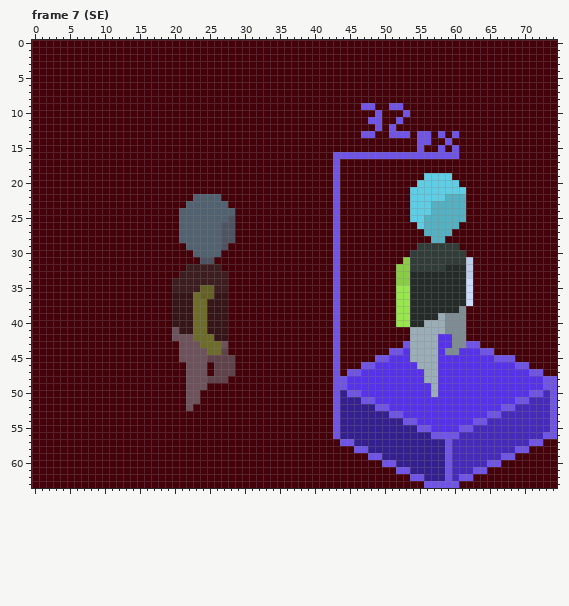
A pixel-art file gets an edit: Dibujo/Aseprite/Practicando/Personaje_Caminando.aseprite. This is how it looked before the edit.
75x64 pixels, 48 frames. Colours within 5 levels of each other are drawn and written as one. Shown: frame 7 (SE). The commit also changed other frames, which this record leaves out.
The result:
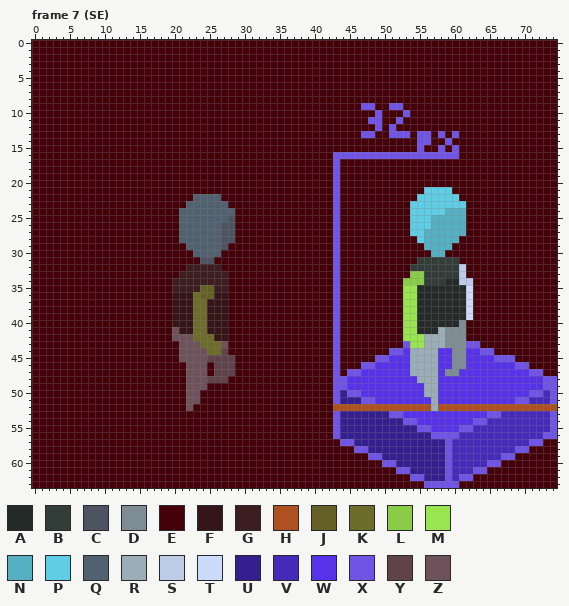
Palette (. is transparent): A #242b29  B #323c39  C #4d5360  D #7e8c94  E #450109  F #351518  G #3c1d20  H #ad5121  J #656126  K #6d6c2a  L #8acc47  M #99e550  N #55b0c2  P #5fcde4  Q #516170  R #9badb7  S #bccbe8  T #cbdbfc  U #341f8f  V #462aba  W #5632e9  X #7054e5  Y #60424a  Z #6d525b
Diff:
layer "Suelo" now shown
--- frame 7 (SE)
@@ x 41..74 @@
 18 EEXEEEEEEEEEEEEEEEEEEEEEEEEEEEEEEE
-19 EEXEEEEEEEEEEEEPPPPEEEEEEEEEEEEEEE
-20 EEXEEEEEEEEEEEPPPPPPEEEEEEEEEEEEEE
-21 EEXEEEEEEEEEEPPPPPPPPEEEEEEEEEEEEE
-22 EEXEEEEEEEEEEPPPPPNNNEEEEEEEEEEEEE
-23 EEXEEEEEEEEEEPPPNNNNNEEEEEEEEEEEEE
-24 EEXEEEEEEEEEEPPPNNNNNEEEEEEEEEEEEE
-25 EEXEEEEEEEEEEPPNNNNNNEEEEEEEEEEEEE
-26 EEXEEEEEEEEEEEPNNNNNEEEEEEEEEEEEEE
-27 EEXEEEEEEEEEEEENNNNEEEEEEEEEEEEEEE
-28 EEXEEEEEEEEEEEEENNEEEEEEEEEEEEEEEE
-29 EEXEEEEEEEEEEEBBBBBBEEEEEEEEEEEEEE
-30 EEXEEEEEEEEEEBBBBBBBBEEEEEEEEEEEEE
-31 EEXEEEEEEEEELBBBBBBBBSEEEEEEEEEEEE
-32 EEXEEEEEEEELLBBBBBAAASEEEEEEEEEEEE
-33 EEXEEEEEEEELLAAAAAAAASEEEEEEEEEEEE
-34 EEXEEEEEEEELLAAAAAAAATEEEEEEEEEEEE
-35 EEXEEEEEEEEMMAAAAAAAATEEEEEEEEEEEE
-36 EEXEEEEEEEEMMAAAAAAAATEEEEEEEEEEEE
-37 EEXEEEEEEEEMMAAAAAAAATEEEEEEEEEEEE
-38 EEXEEEEEEEEMMAAAAAAADEEEEEEEEEEEEE
-39 EEXEEEEEEEEMMAAAARDDDEEEEEEEEEEEEE
-40 EEXEEEEEEEEMMAARRRDDDEEEEEEEEEEEEE
-41 EEXEEEEEEEEEERRRRRDDDEEEEEEEEEEEEE
-42 EEXEEEEEEEEEERRRRWWDDEEEEEEEEEEEEE
-43 EEXEEEEEEEEEXRRRRWWDDXXEEEEEEEEEEE
-44 EEXEEEEEEEXXWRRRRWDDWWWXXEEEEEEEEE
-45 EEXEEEEEXXWWWRRRRWWWWWWWWXXXEEEEEE
-46 EEXEEEXXWWWWWWRRRWWWWWWWWWWWXXEEEE
-47 EEXEXXWWWWWWWWWRRWWWWWWWWWWWWWXXEE
-48 EEXXWWWWWWWWWWWRRWWWWWWWWWWWWWWWXX
-49 EEXXWWWWWWWWWWWWRWWWWWWWWWWWWWWWXX
-50 EEXUXXWWWWWWWWWWRWWWWWWWWWWWWWXXVX
-51 EEXUUUXXWWWWWWWWWWWWWWWWWWWWXXVVVX
-52 EEXUUUUUXXWWWWWWWWWWWWWWWWXXVVVVVX
+19 EEXEEEEEEEEEEEEEEEEEEEEEEEEEEEEEEE
+20 EEXEEEEEEEEEEEEEEEEEEEEEEEEEEEEEEE
+21 EEXEEEEEEEEEEEEPPPPEEEEEEEEEEEEEEE
+22 EEXEEEEEEEEEEEPPPPPPEEEEEEEEEEEEEE
+23 EEXEEEEEEEEEEPPPPPPPPEEEEEEEEEEEEE
+24 EEXEEEEEEEEEEPPPPPNNNEEEEEEEEEEEEE
+25 EEXEEEEEEEEEEPPPNNNNNEEEEEEEEEEEEE
+26 EEXEEEEEEEEEEPPPNNNNNEEEEEEEEEEEEE
+27 EEXEEEEEEEEEEPPNNNNNNEEEEEEEEEEEEE
+28 EEXEEEEEEEEEEEPNNNNNEEEEEEEEEEEEEE
+29 EEXEEEEEEEEEEEENNNNEEEEEEEEEEEEEEE
+30 EEXEEEEEEEEEEEEENNEEEEEEEEEEEEEEEE
+31 EEXEEEEEEEEEEEBBBBBBEEEEEEEEEEEEEE
+32 EEXEEEEEEEEEEBBBBBBBSEEEEEEEEEEEEE
+33 EEXEEEEEEEEEELLBBBBBSEEEEEEEEEEEEE
+34 EEXEEEEEEEEELLLBBBAASSEEEEEEEEEEEE
+35 EEXEEEEEEEEEMMAAAAAAATEEEEEEEEEEEE
+36 EEXEEEEEEEEEMMAAAAAAATEEEEEEEEEEEE
+37 EEXEEEEEEEEEMMAAAAAAATEEEEEEEEEEEE
+38 EEXEEEEEEEEEMMAAAAAAATEEEEEEEEEEEE
+39 EEXEEEEEEEEEMMAAAAAAATEEEEEEEEEEEE
+40 EEXEEEEEEEEEMMAAAAAADEEEEEEEEEEEEE
+41 EEXEEEEEEEEEMMAAARDDDEEEEEEEEEEEEE
+42 EEXEEEEEEEEEMMMRRRDDDEEEEEEEEEEEEE
+43 EEXEEEEEEEEEXMMRRRDDDXXEEEEEEEEEEE
+44 EEXEEEEEEEXXWRRRRWWDDWWXXEEEEEEEEE
+45 EEXEEEEEXXWWWRRRRWWDDWWWWXXXEEEEEE
+46 EEXEEEXXWWWWWRRRRWWDDWWWWWWWXXEEEE
+47 EEXEXXWWWWWWWRRRRWDDWWWWWWWWWWXXEE
+48 EEXXWWWWWWWWWWRRRWWWWWWWWWWWWWWWXX
+49 EEXXWWWWWWWWWWWRRWWWWWWWWWWWWWWWXX
+50 EEXUXXWWWWWWWWWRRWWWWWWWWWWWWWXXVX
+51 EEXUUUXXWWWWWWWWRWWWWWWWWWWWXXVVVX
+52 EEHHHHHHHHHHHHHHRHHHHHHHHHHHHHHHHH
 53 EEXUUUUUUUXXWWWWWWWWWWWWXXVVVVVVVX
